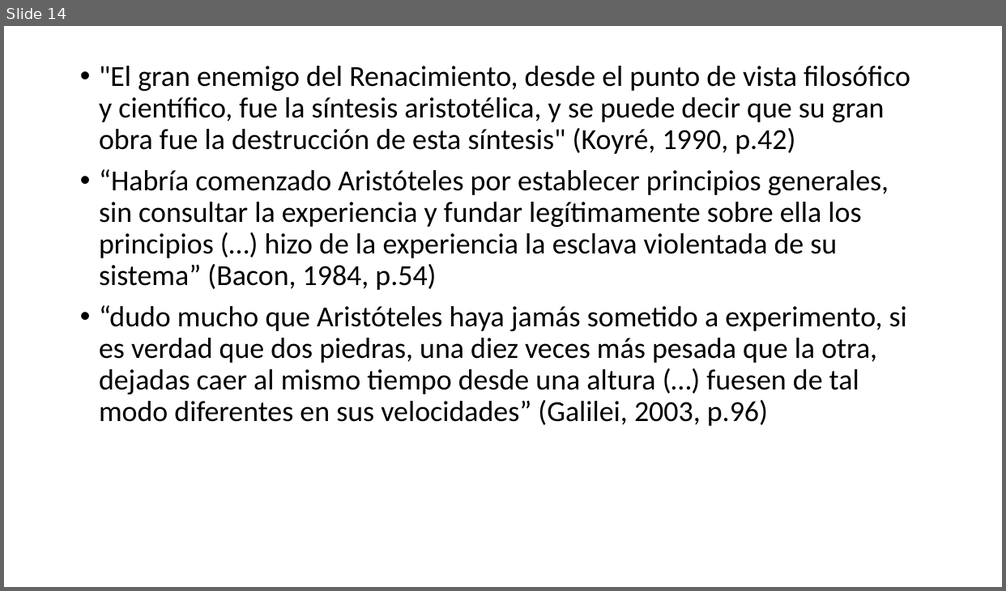
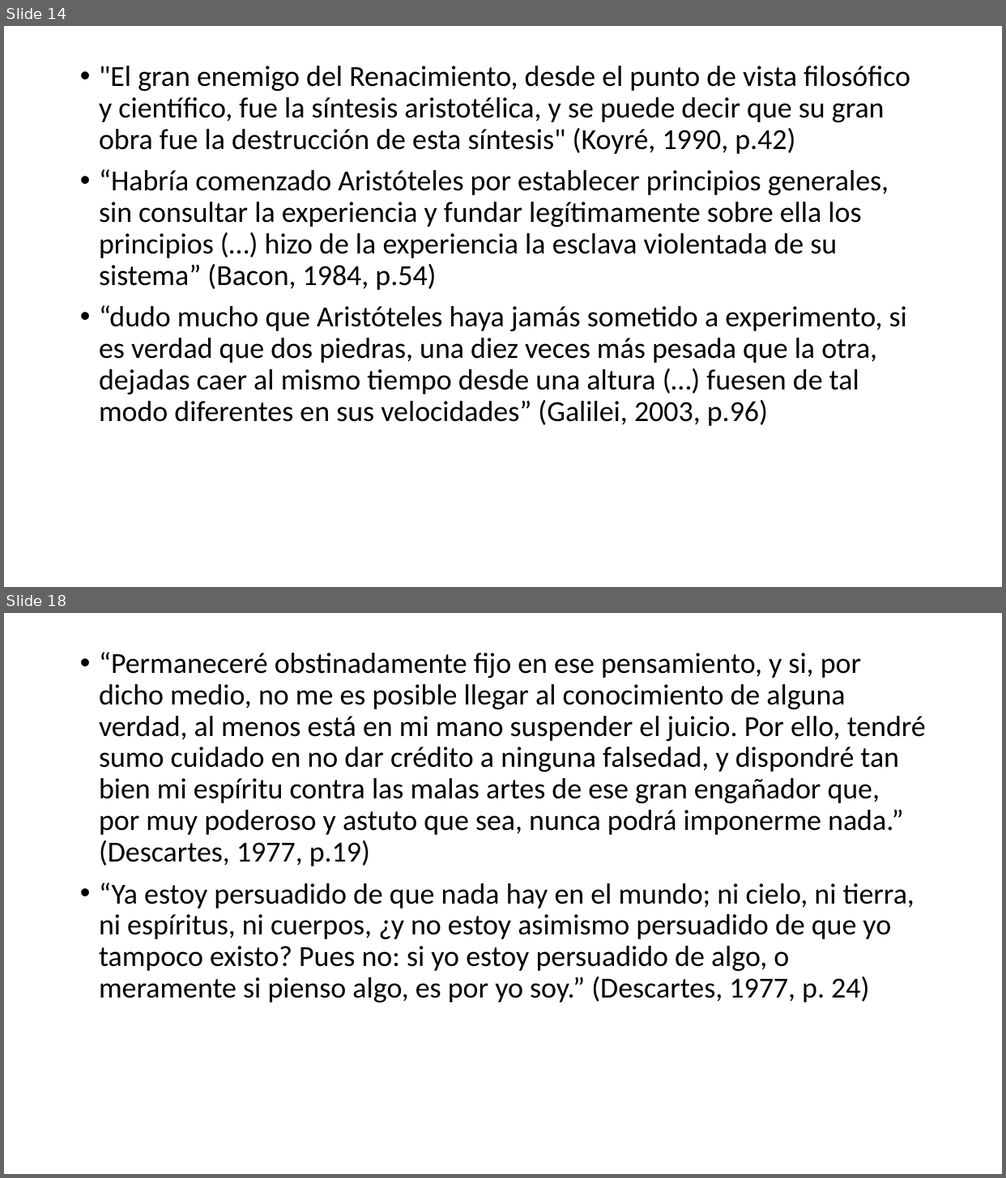
Before and after one commit to zaboltar/zaboltar.github.io, a slide deck: assets uarm/2024 1/moderna/compendio controles 1.pptx. Shown one above the other, each under a label of ours: slide 14 before the commit, slides 14 and 18 after it; the slides between them are not shown. The pictures are 1006x591 and 1006x1178 pixels, drawn with LibreOffice and Linux fonts; fonts in the diff are those of the drawing. Boxes give left, top, right and bottom in pixels: in the first picture for what was removed or moved away, otherwise in the second. Text is boxed around its words. In the diff, an @@ line names an element or a change of style, - is before the commit and + after.

```diff
--- a/assets uarm/2024 1/moderna/compendio controles 1.pptx
+++ b/assets uarm/2024 1/moderna/compendio controles 1.pptx
@@ slide 18 added at (4, 613, 1002, 1174), background #FFFFFF @@
@@ text added at (99, 652, 926, 1003), 28 pt, text #000000 @@
+• “Permaneceré obstinadamente fijo en ese pensamiento, y si, por dicho medio, no me es posible llegar al conocimiento de alguna verdad, al menos está en mi mano suspender el juicio. Por ello, tendré sumo cuidado en no dar crédito a ninguna falsedad, y dispondré tan bien mi espíritu contra las malas artes de ese gran engañador que, por muy poderoso y astuto que sea, nunca podrá imponerme nada.” (Descartes, 1977, p.19)
+• “Ya estoy persuadido de que nada hay en el mundo; ni cielo, ni tierra, ni espíritus, ni cuerpos, ¿y no estoy asimismo persuadido de que yo tampoco existo? Pues no: si yo estoy persuadido de algo, o meramente si pienso algo, es por yo soy.” (Descartes, 1977, p. 24)
```
Also in this commit, not shown: 6 other slides added, 3 other files.
